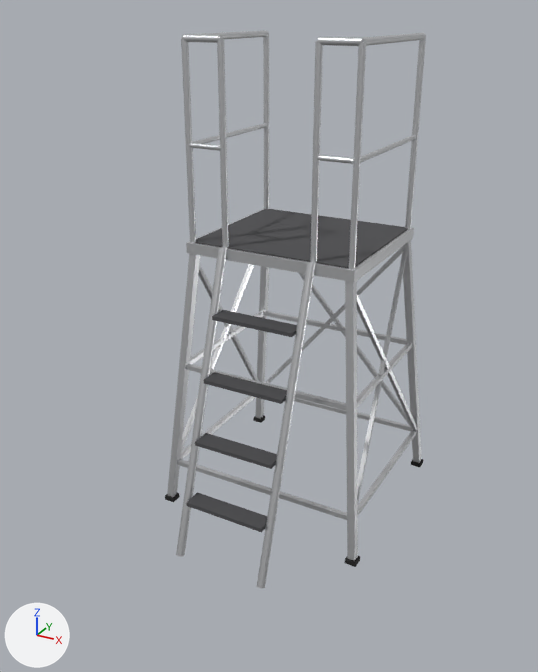
The glTF model apps/desktop/src/view3d/assets/pit/podium-tower-5ft.glb, before and after one commit.
One viewpoint serves both versions: a 50 mm lens placed at (1.66, -3.39, 2.6), pointed at (0.01, -0.39, 1.1). Every picture has the same lights, and +X, +Y and +Z are marked at lower left. The picture after the commit comes second. Where no turn or scale is listed for an object, it has been applied to the vertices. Vertices at exactly the same position are counted once.

Names of what the first picture shows: 'aluminum', 'rubber', 'tread'.
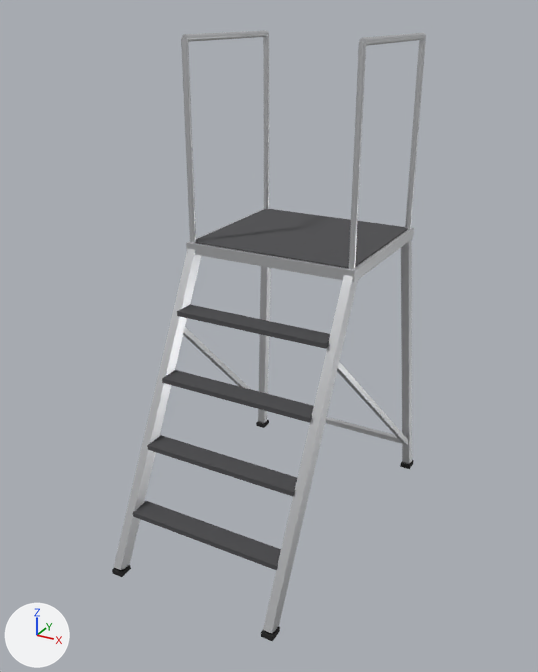
Where the change shows, as pixel boxes [x1, y1, x2, y2] in the pictures (538 x 672 px; the box of a moved part takes in the faces that stretch with it):
'aluminum', reshaped (20% wider, 8% taller): before [167, 30, 426, 588]; after [114, 30, 426, 633]
'tread', reshaped (24% wider, 12% taller): before [186, 209, 408, 532]; after [133, 209, 408, 570]
'rubber', reshaped (17% wider, 46% taller): before [165, 415, 423, 567]; after [112, 420, 414, 642]
part 1 of me_aluminum, moved or reshaped: before [255, 266, 269, 419]; after [258, 266, 271, 424]
part 2 of me_aluminum, moved or reshaped: before [198, 264, 258, 381]; after [183, 327, 250, 389]
part 3 of me_aluminum, moved or reshaped: before [402, 240, 421, 463]; after [401, 239, 412, 464]
part 4 of me_aluminum, moved or reshaped: before [357, 294, 416, 430]; after [337, 362, 408, 445]
part 5 of me_aluminum, added: after [325, 417, 406, 445]
part 6 of me_aluminum, deleted: before [176, 123, 417, 588]
part 7 of me_aluminum, reshaped: before [167, 34, 362, 561]; after [114, 249, 358, 633]
part 8 of me_rubber, moved or reshaped: before [165, 493, 180, 502]; after [256, 420, 269, 428]
part 9 of me_rubber, moved or reshaped: before [253, 415, 265, 423]; after [112, 565, 131, 577]
part 10 of me_rubber, moved or reshaped: before [345, 556, 360, 567]; after [400, 460, 414, 469]
part 11 of me_rubber, moved or reshaped: before [411, 459, 423, 467]; after [261, 626, 280, 642]
part 12 of me_tread, moved or reshaped: before [186, 492, 267, 532]; after [133, 501, 281, 570]
part 13 of me_tread, moved or reshaped: before [195, 433, 277, 469]; after [147, 435, 297, 496]
part 14 of me_tread, moved or reshaped: before [203, 372, 287, 404]; after [162, 370, 314, 423]
part 15 of me_tread, moved or reshaped: before [212, 310, 297, 337]; after [177, 304, 330, 349]

Edits to the bpy script that builds the scene:
```text
Change me_aluminum:
    remove me_aluminum.from_pydata(...)  # 384 vertices, 676 faces; spans x -0.58..0.58, y -0.92..0.53, z -0.01..2.49
    add me_aluminum.from_pydata(...)  # 152 vertices, 264 faces; spans x -0.54..0.54, y -1.17..0.49, z 0.01..2.49
    me_aluminum part 1: the loose piece of 8 vertices spanning x -0.58..-0.41, y 0.36..0.53, z 0.02..1.47 is multiplied about its middle by the matrix ((0.999, 0.003, -0.035), (-0.002, 1.0, 0.031), (0.035, -0.031, 0.999)), then moved by (0.03, -0.02, 0.0)
    me_aluminum part 2: the loose piece of 8 vertices spanning x -0.55..-0.42, y -0.39..0.5, z 0.24..1.43 is scaled about its middle by (0.704, 1.15, 0.82), then moved by (0.02, -0.12, -0.18)
    me_aluminum part 3: the loose piece of 8 vertices spanning x 0.41..0.58, y 0.36..0.53, z 0.02..1.47 is multiplied about its middle by the matrix ((0.999, -0.003, 0.035), (0.002, 1.0, 0.031), (-0.035, -0.031, 0.999)), then moved by (-0.03, -0.02, 0.0)
    me_aluminum part 4: the loose piece of 8 vertices spanning x 0.42..0.55, y -0.39..0.5, z 0.24..1.43 is scaled about its middle by (0.704, 1.15, 0.82), then moved by (-0.02, -0.12, -0.18)
    me_aluminum part 5: a new loose piece, a box spanning x -0.513..0.513, y 0.433..0.463, z 0.165..0.195, in mat_aluminum (light grey #dfe1e3)
    me_aluminum part 6: 16 loose pieces with 188 vertices, spanning x -0.55..0.55, y -0.92..0.5, z -0.01..2.01, are deleted
    me_aluminum part 7: 68 vertices removed from x -0.58..0.58, y -0.53..-0.36, z 0.02..2.49; 16 vertices added at x -0.45..0.45, y -1.17..-0.35, z 0.01..1.49
Change me_rubber:
    remove me_rubber.from_pydata(...)  # 32 vertices, 48 faces; spans x -0.593..0.593, y -0.543..0.543, z 0.0..0.025
    add me_rubber.from_pydata(...)  # 32 vertices, 48 faces; spans x -0.543..0.543, y -1.173..0.503, z 0.0..0.025
    me_rubber part 8: the loose piece of 8 vertices spanning x -0.593..-0.533, y -0.543..-0.483, z 0.0..0.025 is scaled about its middle by (1, 1.17, 1), then moved by (0.05, 0.98, 0.0)
    me_rubber part 9: the loose piece of 8 vertices spanning x -0.593..-0.533, y 0.483..0.543, z 0.0..0.025 is scaled about its middle by (1, 1.17, 1), then moved by (0.136, -1.651, 0.0)
    me_rubber part 10: the loose piece of 8 vertices spanning x 0.533..0.593, y -0.543..-0.483, z 0.0..0.025 is scaled about its middle by (1, 1.17, 1), then moved by (-0.05, 0.98, 0.0)
    me_rubber part 11: the loose piece of 8 vertices spanning x 0.533..0.593, y 0.483..0.543, z 0.0..0.025 is scaled about its middle by (1, 1.17, 1), then moved by (-0.136, -1.651, 0.0)
Change me_tread:
    remove me_tread.from_pydata(...)  # 40 vertices, 60 faces; spans x -0.437..0.437, y -0.847..0.386, z 0.285..1.524
    add me_tread.from_pydata(...)  # 40 vertices, 60 faces; spans x -0.437..0.437, y -1.041..0.386, z 0.28..1.524
    me_tread part 12: the loose piece of 8 vertices spanning x -0.218..0.218, y -0.847..-0.747, z 0.285..0.305 is scaled about its middle by (1.87, 1.1, 1.25), then moved by (0.0, -0.189, -0.002)
    me_tread part 13: the loose piece of 8 vertices spanning x -0.218..0.218, y -0.749..-0.649, z 0.59..0.61 is scaled about its middle by (1.87, 1.1, 1.25), then moved by (0.0, -0.135, -0.003)
    me_tread part 14: the loose piece of 8 vertices spanning x -0.218..0.218, y -0.651..-0.551, z 0.894..0.914 is scaled about its middle by (1.87, 1.1, 1.25), then moved by (0.0, -0.08, -0.002)
    me_tread part 15: the loose piece of 8 vertices spanning x -0.218..0.218, y -0.554..-0.454, z 1.199..1.219 is scaled about its middle by (1.87, 1.1, 1.25), then moved by (0.0, -0.025, -0.002)
```
